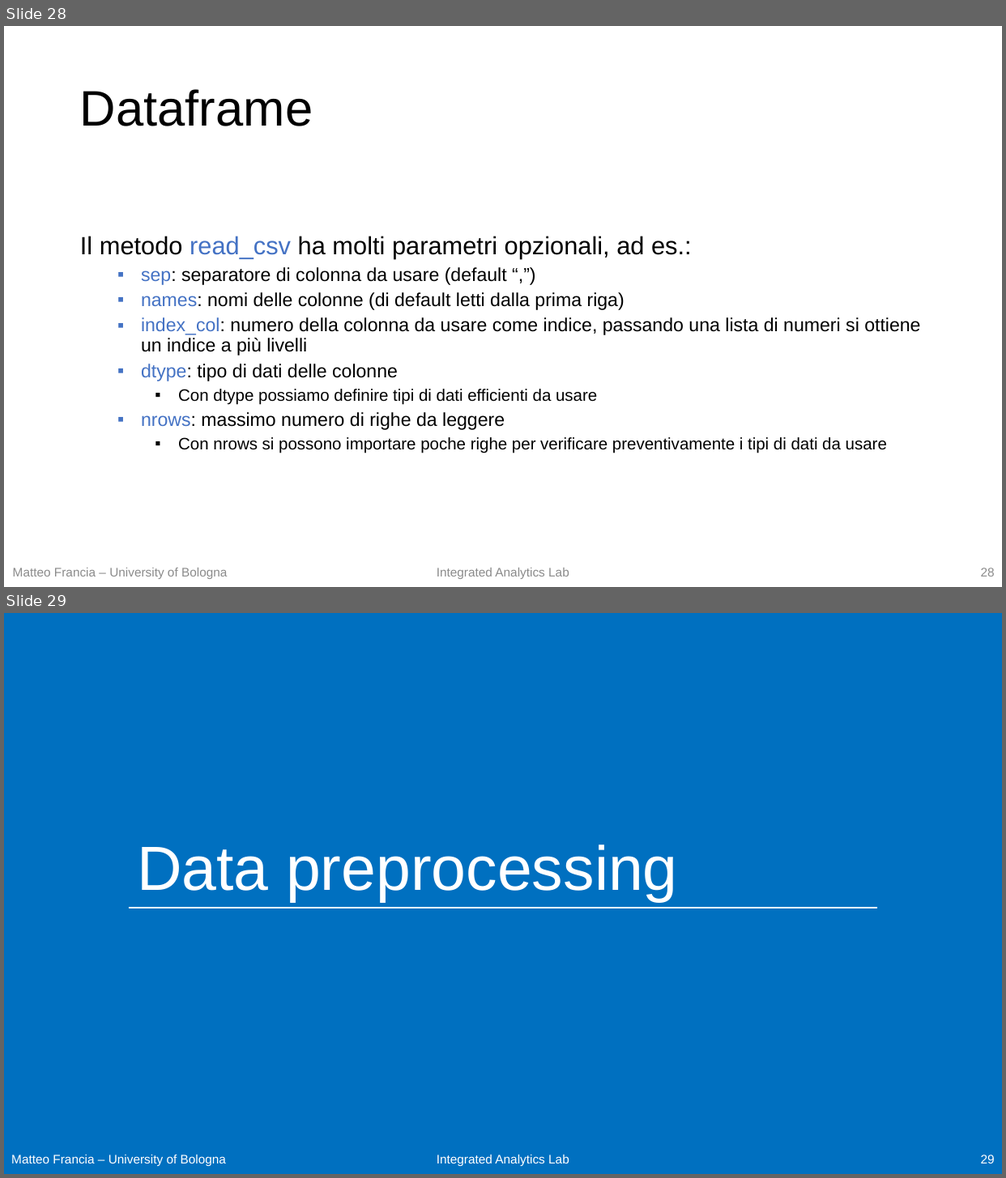
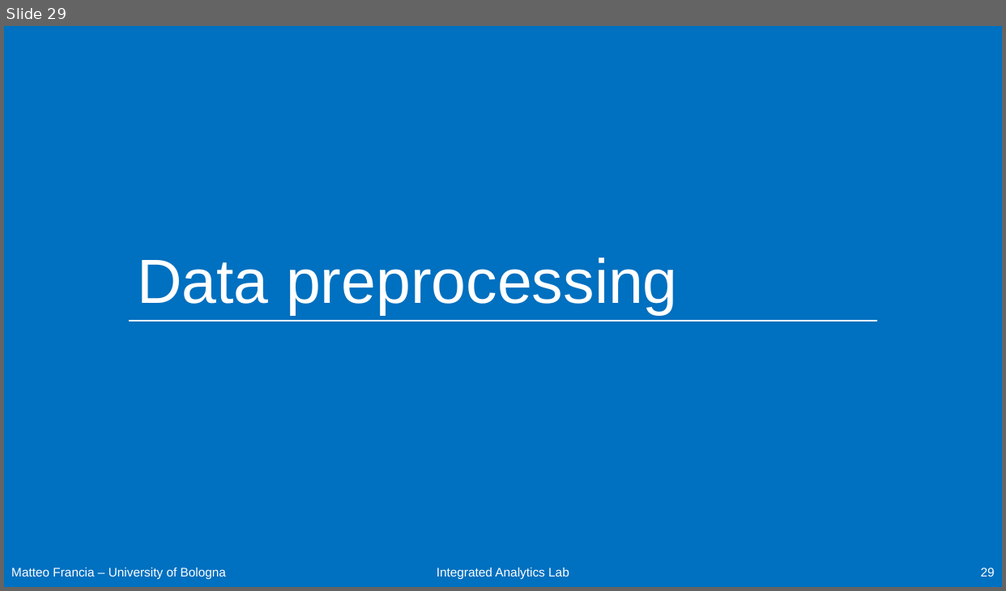
Before and after one commit to w4bo/teaching-handsondatapipelines, a slide deck: 01-MachineLearning/01-slides.pptx. Shown one above the other, each under a label of ours: slides 28 and 29 before the commit, slide 29 after it. The pictures are 1006x1178 and 1006x591 pixels, drawn with LibreOffice and Linux fonts; fonts in the diff are those of the drawing. Boxes give left, top, right and bottom in pixels: in the first picture for what was removed or moved away, otherwise in the second. Text is boxed around its words. In the diff, an @@ line names an element or a change of style, - is before the commit and + after.

```diff
--- a/01-MachineLearning/01-slides.pptx
+++ b/01-MachineLearning/01-slides.pptx
@@ slide 28 removed at [4,26,1002,587], background #FFFFFF @@
@@ title removed at [80,89,313,126] @@
-Dataframe
@@ text removed at [80,236,920,454] @@
-Il metodo read_csv ha molti parametri opzionali, ad es.:
-  ▪ sep: separatore di colonna da usare (default “,”)
-  ▪ names: nomi delle colonne (di default letti dalla prima riga)
-  ▪ index_col: numero della colonna da usare come indice, passando una lista di numeri si ottiene un indice a più livelli
-  ▪ dtype: tipo di dati delle colonne
-    ▪ Con dtype possiamo definire tipi di dati efficienti da usare
-  ▪ nrows: massimo numero di righe da leggere
-    ▪ Con nrows si possono importare poche righe per verificare preventivamente i tipi di dati da usare
@@ text removed at [13,568,227,579] @@
-Matteo Francia – University of Bologna
@@ text removed at [437,568,569,579] @@
-Integrated Analytics Lab
@@ page number removed at [981,568,995,577] @@
-28
```
Also in this commit, not shown: 26 slides changed, 1 slide added, 1 other file.
